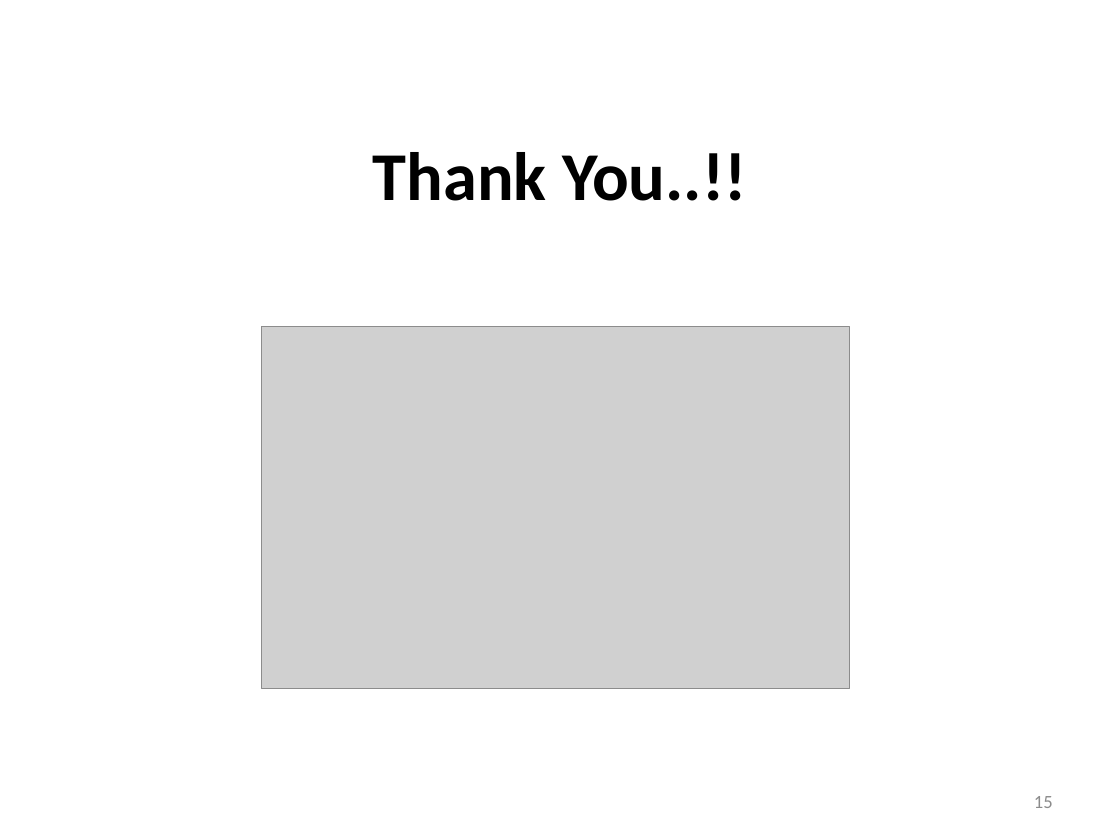
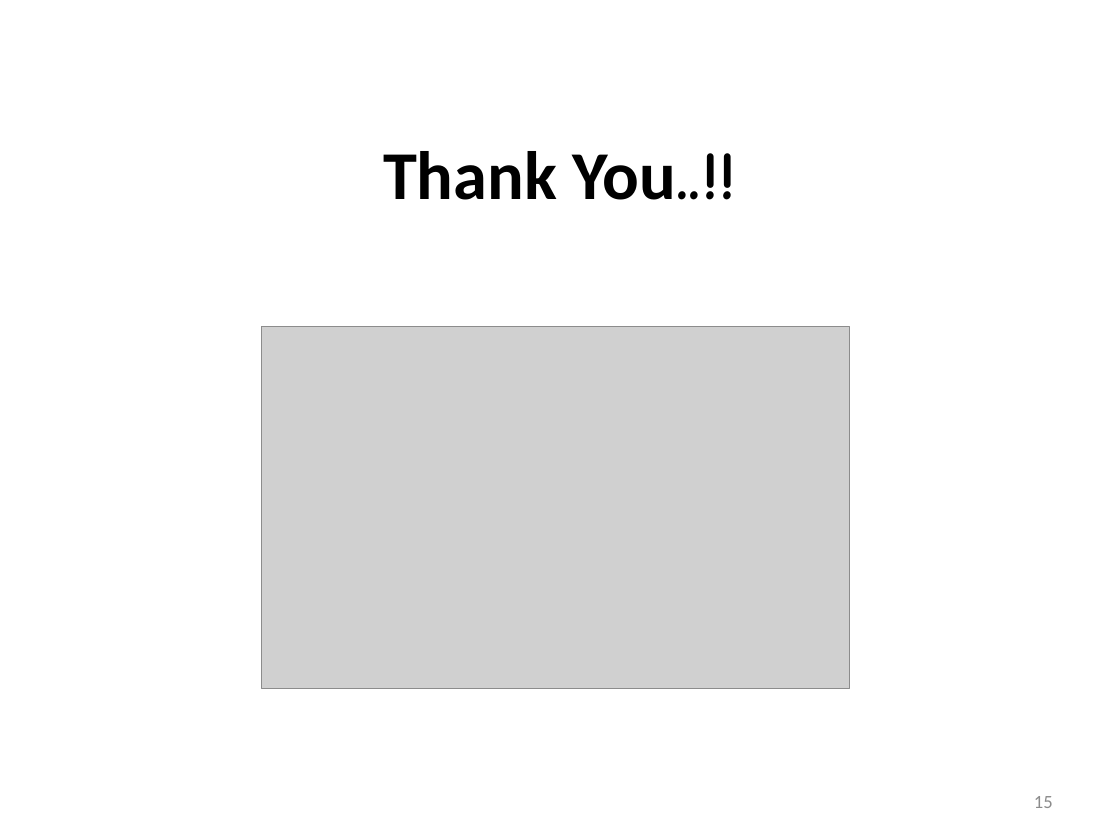
Before and after one commit to itstheholyginger/WSU-suction-based-LISA, a slide deck: slide 15 of LISA.pptx. Drawn at 1120x840 pixels with LibreOffice and Linux fonts; fonts in the diff are those of the drawing; grey boxes stand for pictures. Boxes give left, top, right and bottom in pixels: in the first picture for what was removed or moved away, otherwise in the second. Text is boxed around its words. In the diff, an @@ line names an element or a change of style, - is before the commit and + after.

```diff
--- a/LISA.pptx
+++ b/LISA.pptx
@@ text "Thank You..!!" at bbox=[383, 151, 736, 200]: font Calibri to Comic Neue in "You..!!" @@
```
Also in this commit, not shown: 14 other slides changed, 21 other files.
